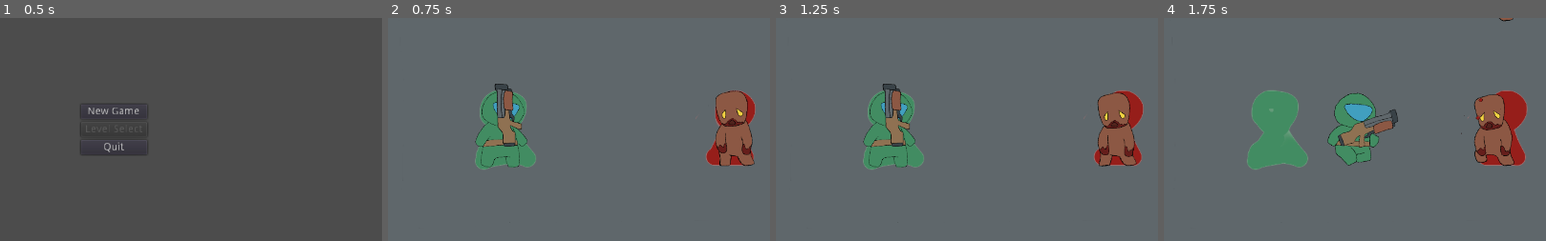
Above: before the commit, frames 1-4 (left to right).
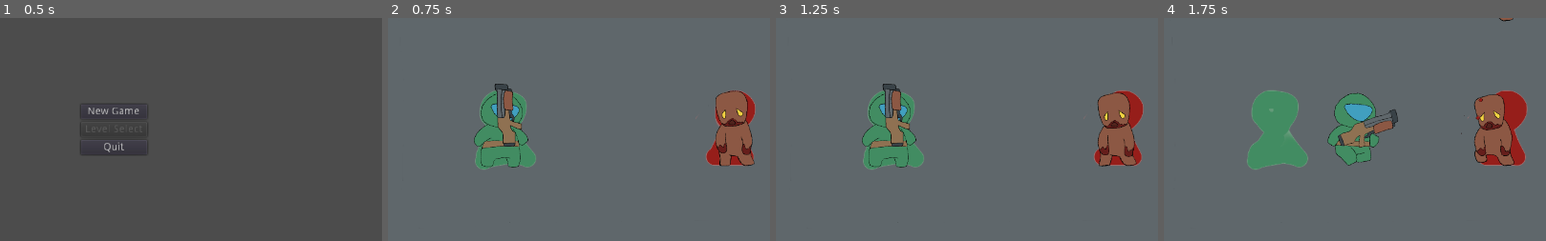
Above: after the commit, the same moments.

Repository: kodumen/de_2d
Game: Godot game, scene res://MainMenu/MainMenu.tscn
Two runs of this game, one before a commit and one after it. Both use one fixed random seed, a clock stepped at 60 frames per second and the inputs below.
Inputs (mouse positions are % of the whole screen's width and height, from its top left):
- Up to frame 1 (0.5 s): no input
- Up to frame 2 (0.75 s): click "New Game" at 0.5 s
- Up to frame 3 (1.25 s): no input
- Up to frame 4 (1.75 s): move the mouse to (72, 45) at 1.27 s; hold D (player_move_right) from 1.28 s (still down); click (72, 45) at 1.35 s
The pictures show only the part of the screen within x 35-85%, y 25-75%; the shares and areas given below are measured in that part.

Frame 1 is identical in both runs. In frame 2, 0.6% of the frame differs, in the area x 22-37%, y 33-68%; in frame 3, 0.6%; in frame 4, nothing differs.

Commit message:
Add player hit and death sfx

Diff:
--- a/Player/Player.tscn
+++ b/Player/Player.tscn
@@ -25,6 +25,15 @@
 [ext_resource path="res://Player/player_footstep_2.wav" type="AudioStream" id=23]
 [ext_resource path="res://Player/player_footstep_3.wav" type="AudioStream" id=24]
 [ext_resource path="res://Player/player_footstep_4.wav" type="AudioStream" id=25]
+[ext_resource path="res://Player/VoiceSfxPlayer.gd" type="Script" id=26]
+[ext_resource path="res://Player/player_hit_3.wav" type="AudioStream" id=27]
+[ext_resource path="res://Player/player_hit_4.wav" type="AudioStream" id=28]
+[ext_resource path="res://Player/player_hit_2.wav" type="AudioStream" id=29]
+[ext_resource path="res://Player/player_hit_1.wav" type="AudioStream" id=30]
+[ext_resource path="res://Player/player_dead_1.wav" type="AudioStream" id=31]
+[ext_resource path="res://Player/player_dead_4.wav" type="AudioStream" id=32]
+[ext_resource path="res://Player/player_dead_2.wav" type="AudioStream" id=33]
+[ext_resource path="res://Player/player_dead_3.wav" type="AudioStream" id=34]
 
 [sub_resource type="Animation" id=1]
 resource_name = "shake"
@@ -94,6 +103,7 @@
 
 [node name="AnimatedSprite" type="AnimatedSprite" parent="."]
 frames = SubResource( 2 )
+frame = 1
 playing = true
 script = ExtResource( 8 )
 
@@ -125,9 +135,17 @@
 script = ExtResource( 20 )
 footstep_sfx = [ ExtResource( 21 ), ExtResource( 23 ), ExtResource( 24 ), ExtResource( 25 ), ExtResource( 22 ) ]
 
+[node name="VoiceSfxPlayer" type="AudioStreamPlayer" parent="."]
+volume_db = -6.0
+script = ExtResource( 26 )
+hit_sfx = [ ExtResource( 30 ), ExtResource( 29 ), ExtResource( 27 ), ExtResource( 28 ) ]
+dead_sfx = [ ExtResource( 31 ), ExtResource( 33 ), ExtResource( 34 ), ExtResource( 32 ) ]
+
 [connection signal="hit" from="." to="Camera2D" method="_on_Player_hit"]
+[connection signal="hit" from="." to="VoiceSfxPlayer" method="_on_Player_hit"]
 [connection signal="state_dead" from="." to="." method="_on_Player_state_dead"]
 [connection signal="state_dead" from="." to="AnimatedSprite" method="_on_Player_state_dead"]
+[connection signal="state_dead" from="." to="VoiceSfxPlayer" method="_on_Player_state_dead"]
 [connection signal="state_exiting" from="." to="AnimatedSprite" method="_on_Player_state_exiting"]
 [connection signal="state_idle" from="." to="AnimatedSprite" method="_on_Player_state_idle"]
 [connection signal="state_motion" from="." to="AnimatedSprite" method="_on_Player_state_motion"]
--- /dev/null
+++ b/Player/VoiceSfxPlayer.gd
@@ -0,0 +1,12 @@
+extends AudioStreamPlayer
+
+
+export(Array, AudioStream) var hit_sfx = []
+export(Array, AudioStream) var dead_sfx = []
+
+func _on_Player_hit():
+	AudioPlayerUtil.play_random(self, hit_sfx)
+
+
+func _on_Player_state_dead():
+	AudioPlayerUtil.play_random(self, dead_sfx)
Not shown: 1 places in Player/Player.tscn that only renumber resources
Not shown, added: Player/player_dead_1.wav.import
Not shown, added: Player/player_dead_2.wav.import
Not shown, added: Player/player_dead_3.wav.import
Not shown, added: Player/player_dead_4.wav.import
Not shown, added: Player/player_hit_1.wav.import
Not shown, added: Player/player_hit_2.wav.import
Not shown, added: Player/player_hit_3.wav.import
Not shown, added: Player/player_hit_4.wav.import
Not shown, added: Player/player_dead_1.wav
Not shown, added: Player/player_dead_2.wav
Not shown, added: Player/player_dead_3.wav
(and 5 more such lines)
